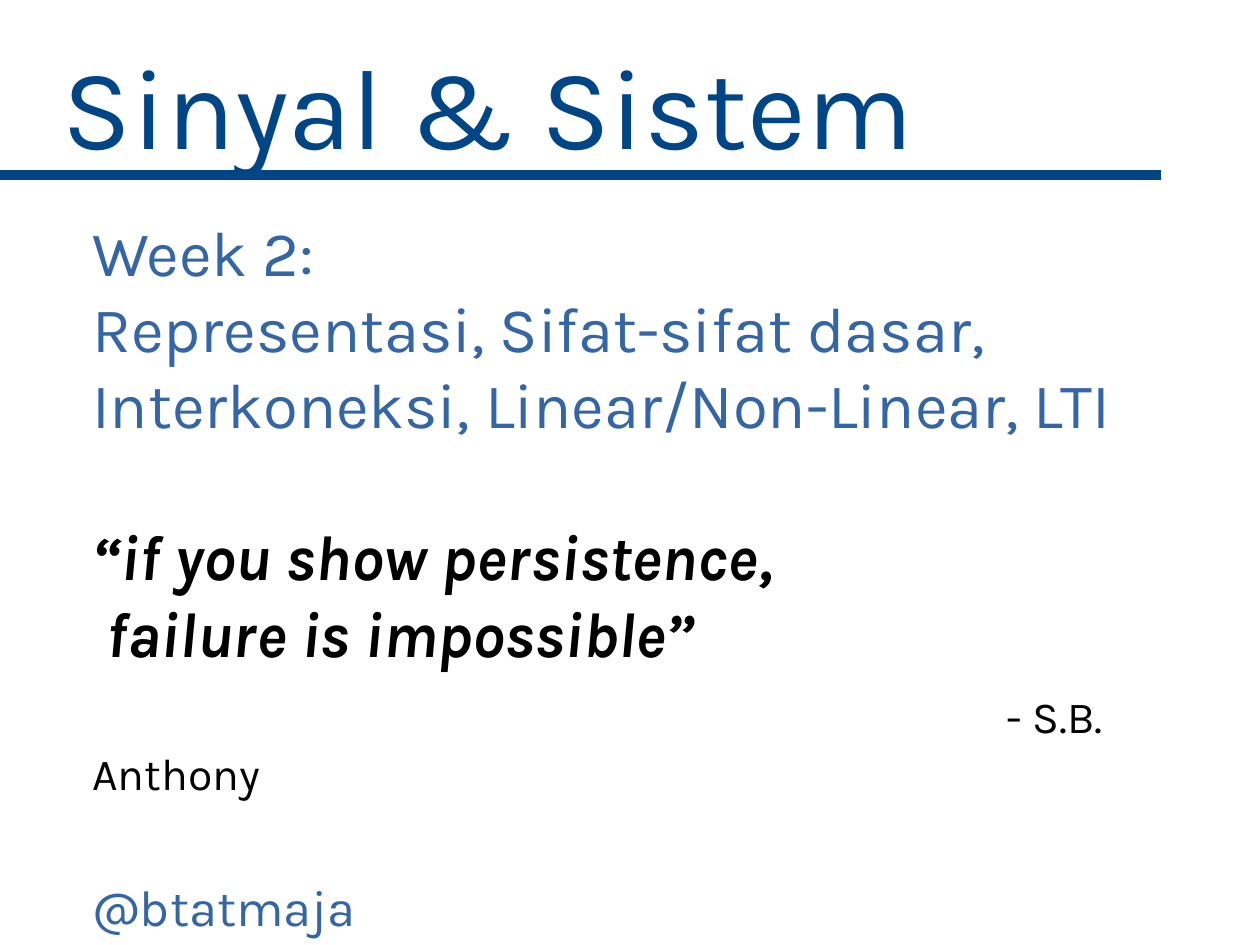
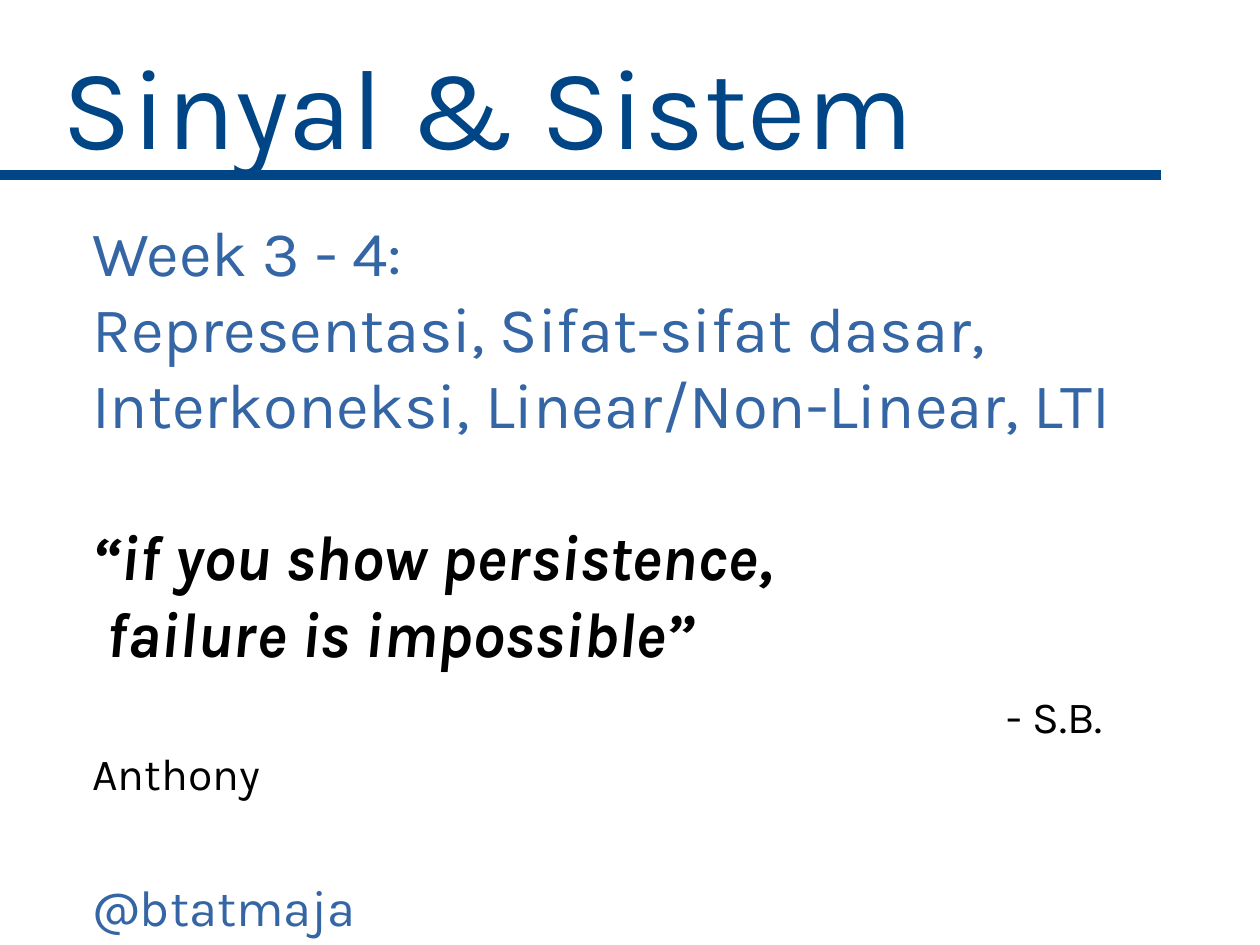
Before and after one commit to bagustris/sinyalsistem, a slide deck: slide 1 of slides/Week2_SinyalSistem.odp. Drawn at 1260x945 pixels with LibreOffice and Linux fonts; fonts in the diff are those of the drawing. Boxes give left, top, right and bottom in pixels: in the first picture for what was removed or moved away, otherwise in the second. Text is boxed around its words. In the diff, an @@ line names an element or a change of style, - is before the commit and + after.

Commit message:
modified:   Week1_SinyalSistem.odp 	modified:   Week2_SinyalSistem.odp 	modified:   Week3_SinyalSistem.odp 	modified:   Week4_SinyalSistem.odp 	modified:   Week5_SinyalSistem.odp

```diff
--- a/slides/Week2_SinyalSistem.odp
+++ b/slides/Week2_SinyalSistem.odp
@@ text at [92,232,402,277]: text changed @@
-Week 2:
+Week 3 - 4:
```
Also in this commit, not shown: 5 other files.
